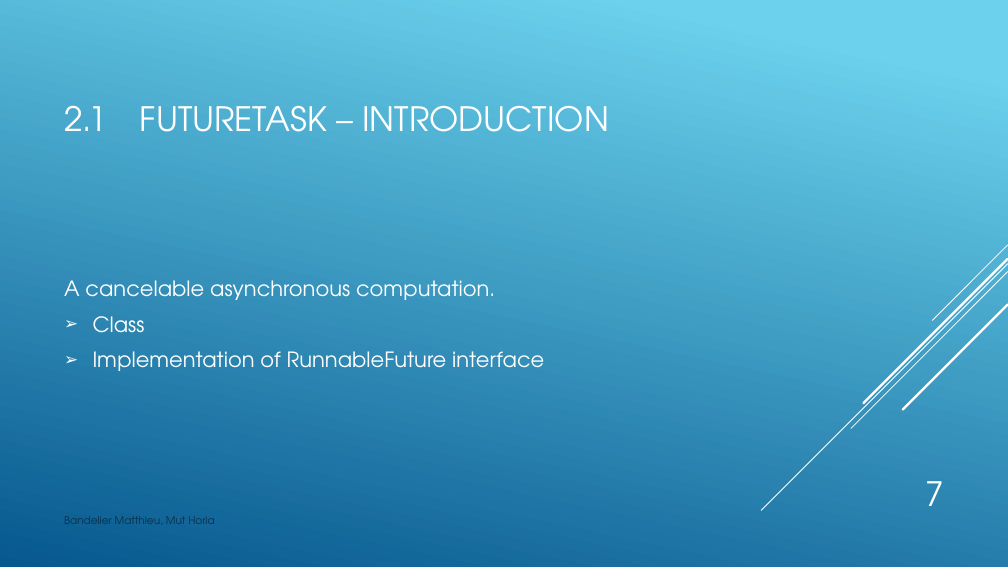
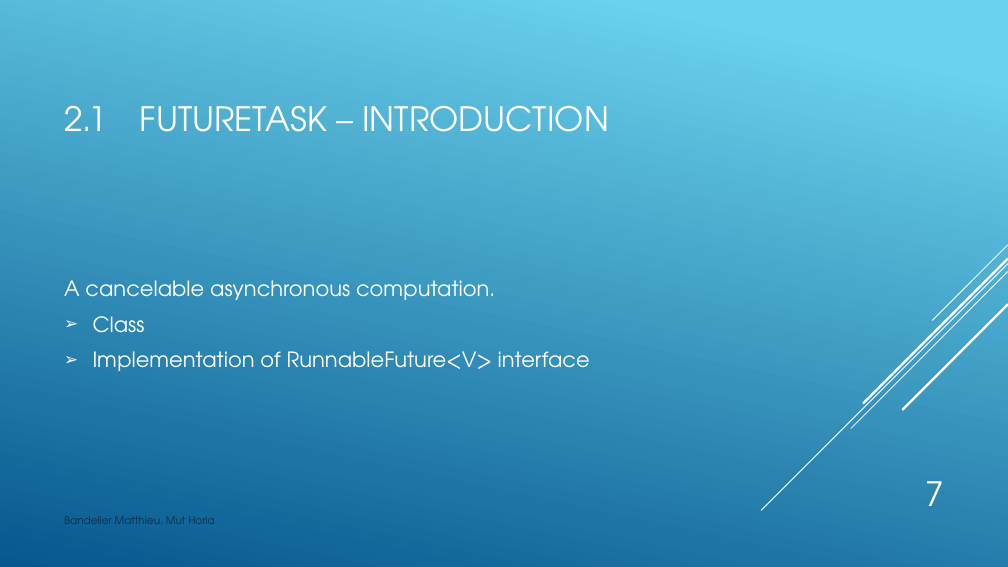
Before and after one commit to Drakesinger/FutureTaskAndCallable, a slide deck: slide 7 of presentation/CallableFutureTask.pptx. Drawn at 1008x567 pixels with LibreOffice and Linux fonts; fonts in the diff are those of the drawing. Boxes give left, top, right and bottom in pixels: in the first picture for what was removed or moved away, otherwise in the second. Text is boxed around its words. In the diff, an @@ line names an element or a change of style, - is before the commit and + after.

Commit message:
Finish FutureTask part of the presentation.

```diff
--- a/presentation/CallableFutureTask.pptx
+++ b/presentation/CallableFutureTask.pptx
@@ text at <box>93,351,590,371</box>: text changed @@
-➢ Implementation of RunnableFuture interface
+➢ Implementation of RunnableFuture<V> interface
```
Also in this commit, not shown: 5 other slides changed.
